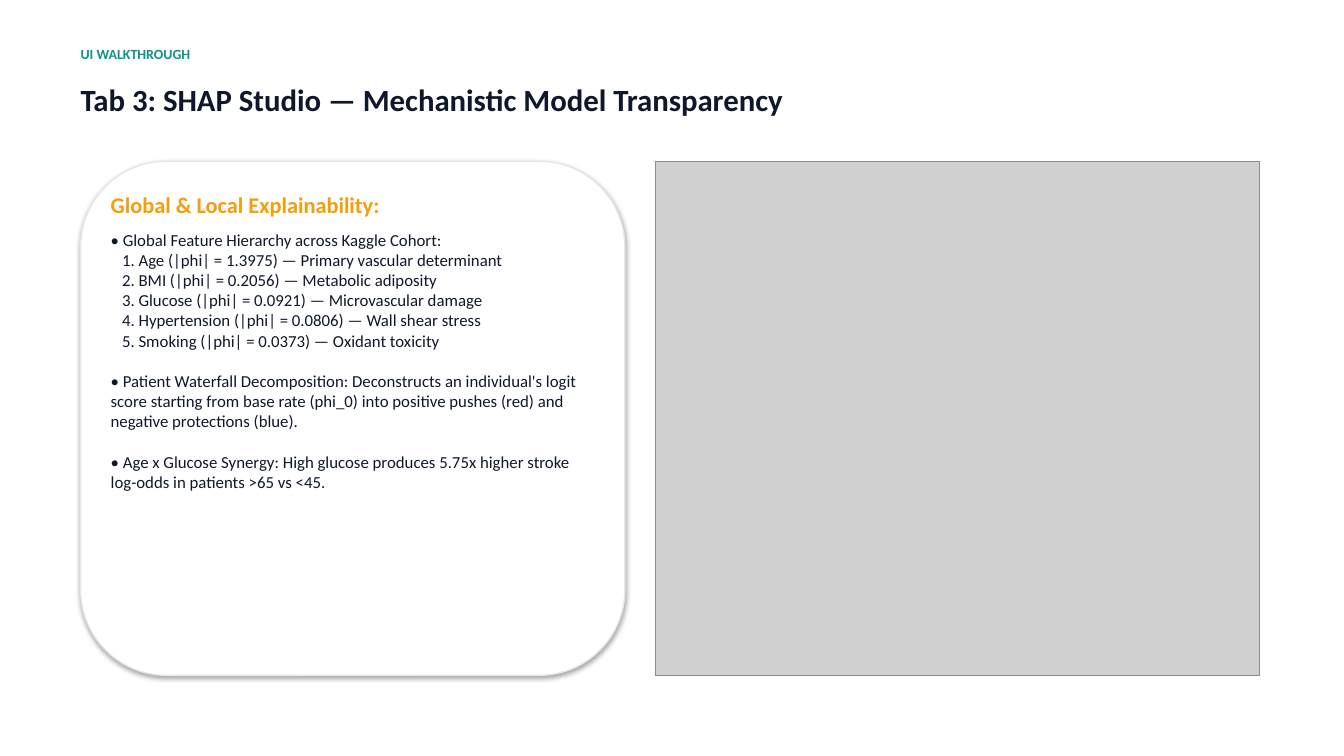
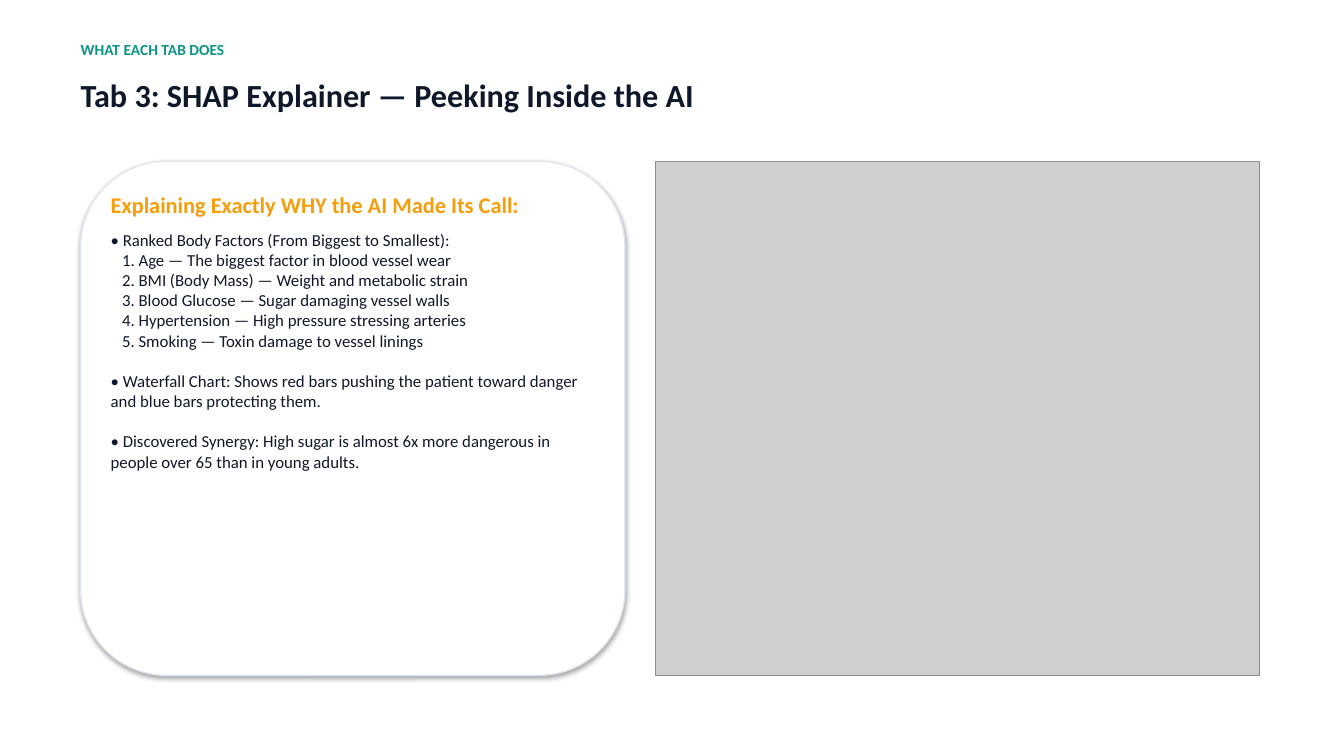
Before and after one commit to Tanishka-2004/stroke-xai-framework, a slide deck: slide 9 of NEUROPULSE_STROKE_XAI_PRESENTATION.pptx. Drawn at 1344x756 pixels with LibreOffice and Linux fonts; fonts in the diff are those of the drawing; grey boxes stand for pictures. Boxes give left, top, right and bottom in pixels: in the first picture for what was removed or moved away, otherwise in the second. Text is boxed around its words. In the diff, an @@ line names an element or a change of style, - is before the commit and + after.

```diff
--- a/NEUROPULSE_STROKE_XAI_PRESENTATION.pptx
+++ b/NEUROPULSE_STROKE_XAI_PRESENTATION.pptx
@@ text at [81, 45, 224, 55]: text changed; size 10 to 11 pt @@
-UI WALKTHROUGH
+WHAT EACH TAB DOES
@@ text at [81, 84, 694, 113]: text changed; size 22 to 23 pt @@
-Tab 3: SHAP Studio — Mechanistic Model Transparency
+Tab 3: SHAP Explainer — Peeking Inside the AI
@@ text at [111, 197, 578, 471]: text changed @@
-Global & Local Explainability:
-• Global Feature Hierarchy across Kaggle Cohort:
-1. Age (|phi| = 1.3975) — Primary vascular determinant
-2. BMI (|phi| = 0.2056) — Metabolic adiposity
-3. Glucose (|phi| = 0.0921) — Microvascular damage
-4. Hypertension (|phi| = 0.0806) — Wall shear stress
-5. Smoking (|phi| = 0.0373) — Oxidant toxicity
-• Patient Waterfall Decomposition: Deconstructs an individual's logit score starting from base rate (phi_0) into positive pushes (red) and negative protections (blue).
-• Age x Glucose Synergy: High glucose produces 5.75x higher stroke log-odds in patients >65 vs <45.
+Explaining Exactly WHY the AI Made Its Call:
+• Ranked Body Factors (From Biggest to Smallest):
+1. Age — The biggest factor in blood vessel wear
+2. BMI (Body Mass) — Weight and metabolic strain
+3. Blood Glucose — Sugar damaging vessel walls
+4. Hypertension — High pressure stressing arteries
+5. Smoking — Toxin damage to vessel linings
+• Waterfall Chart: Shows red bars pushing the patient toward danger and blue bars protecting them.
+• Discovered Synergy: High sugar is almost 6x more dangerous in people over 65 than in young adults.
```
Also in this commit, not shown: 11 other slides changed, 3 slides added, 3 slides removed, 2 other files.
